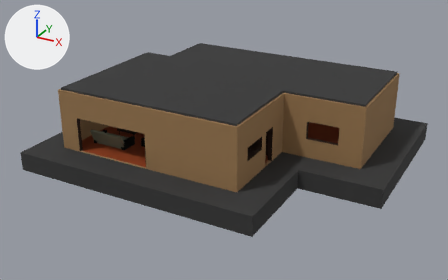
The glTF model public/models/houses/House1.glb: old version first, new version second.
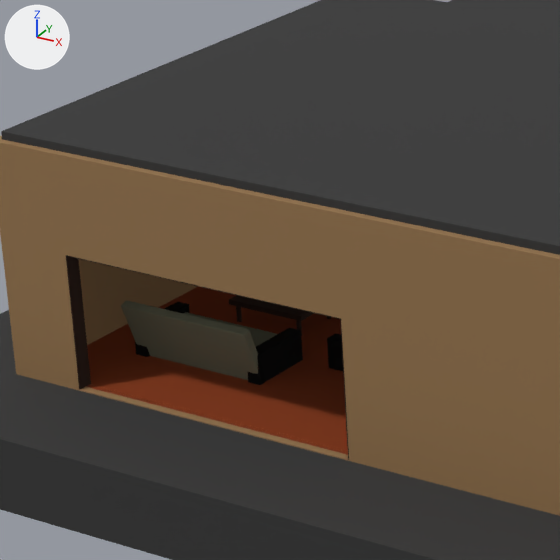
The first picture shows the older version from a 50 mm camera at (22.6, -32.1, 16.2) aimed at (4.9, 0.1, 0.1). The close-ups show both versions on the part from 13% to 44% of the width and 20% to 69% of the height of that picture; other places that the commit changed are outside them. Arrows for +X, +Y and +Z are at upper left; the lights stay in place. Where no turn or scale is listed for an object, it has been applied to the vertices.

In view in the first close-up: '1', '1.001', 'Cube.018', 'Cube.019', 'roof', 'walls', 'walls.001'.
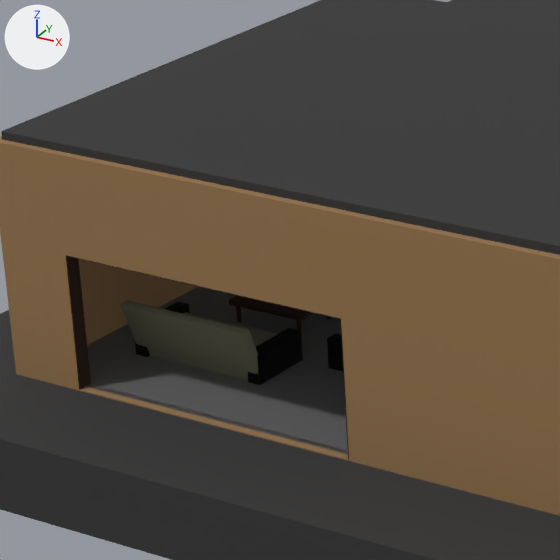
Changed parts and their boxes [x1, y1, x2, y2] in the close-ups (560 x 560 px):
'1', recoloured (brown to grey)
    both: [87, 287, 348, 455]

What the commit changed:
Material 'Material.007' (mat_material_007) is new.
Its base color is (0.117, 0.117, 0.117) (dark grey #606060).
Its roughness is 1.0.
me_plane_002 has 24 vertices, 44 faces and spans x -3.3..13.7, y -5.6..7.4, z -1.0..0.2.
me_plane_002 no longer uses material mat_material_005 (brown #8b3600).
me_plane_002 now uses material mat_material_007 (dark grey #606060).
